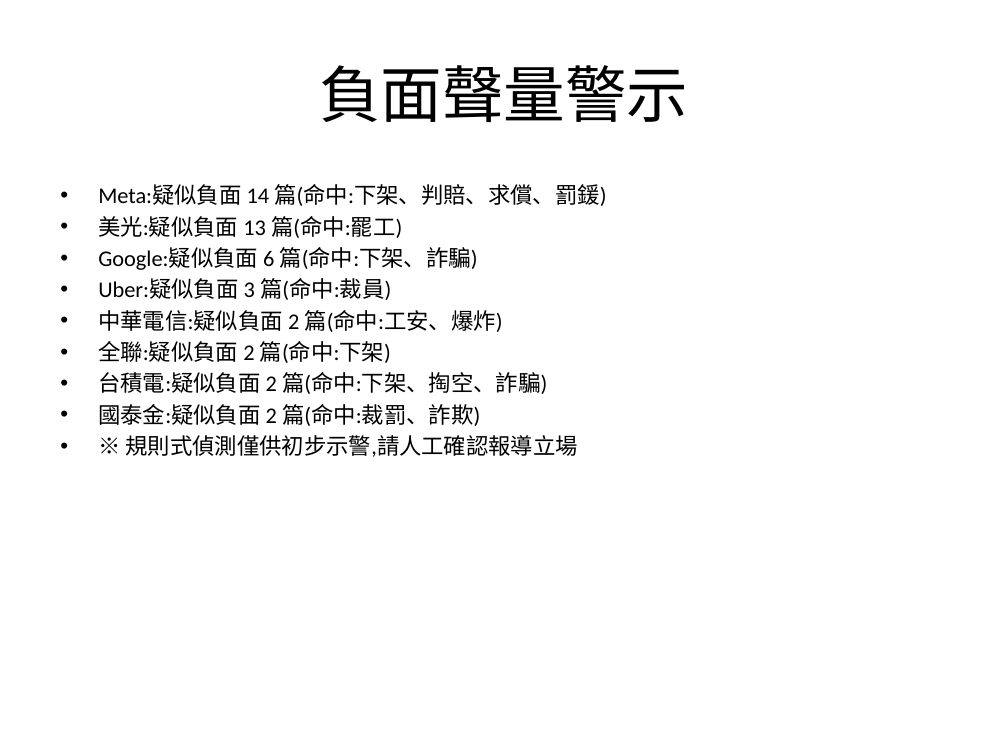
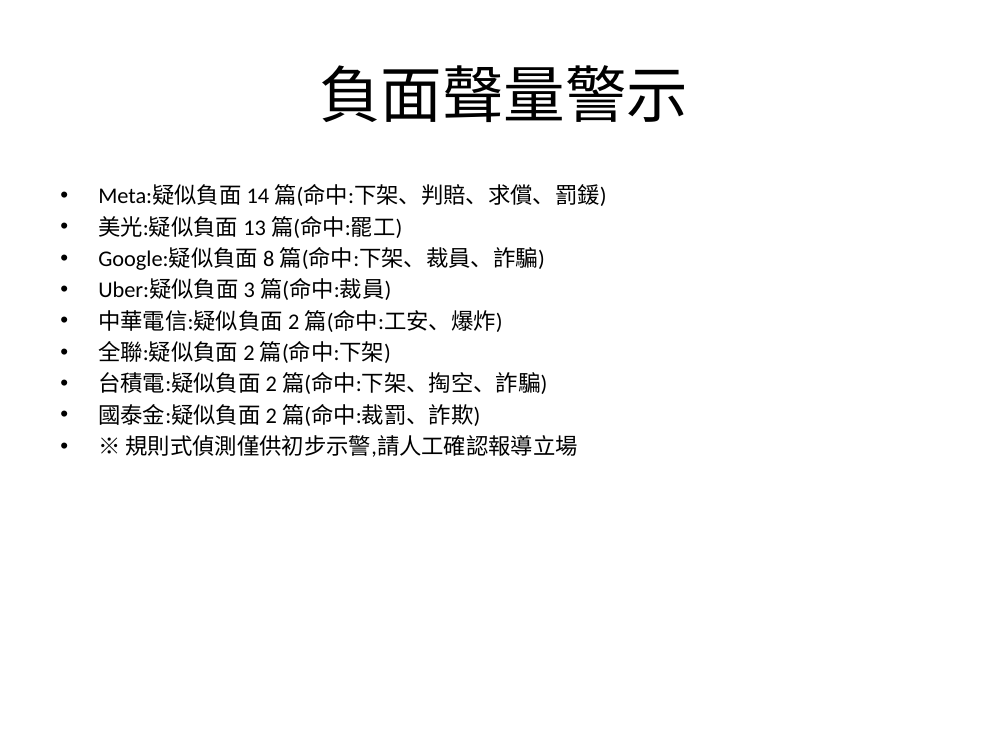
Before and after one commit to AndyChen825/industry-monitor, a slide deck: slide 6 of docs/reports/台灣產業趨勢監測週報_2026-08-31_2026-09-07.pptx. Drawn at 1008x756 pixels with LibreOffice and Linux fonts; fonts in the diff are those of the drawing. Boxes give left, top, right and bottom in pixels: in the first picture for what was removed or moved away, otherwise in the second. Text is boxed around its words. In the diff, an @@ line names an element or a change of style, - is before the commit and + after.

```diff
--- a/docs/reports/台灣產業趨勢監測週報_2026-08-31_2026-09-07.pptx
+++ b/docs/reports/台灣產業趨勢監測週報_2026-08-31_2026-09-07.pptx
@@ text at (x1=98, y1=247, x2=544, y2=270): text changed @@
-• Google:疑似負面 6 篇(命中:下架、詐騙)
+• Google:疑似負面 8 篇(命中:下架、裁員、詐騙)
```
Also in this commit, not shown: 5 other slides changed, 7 other files.
